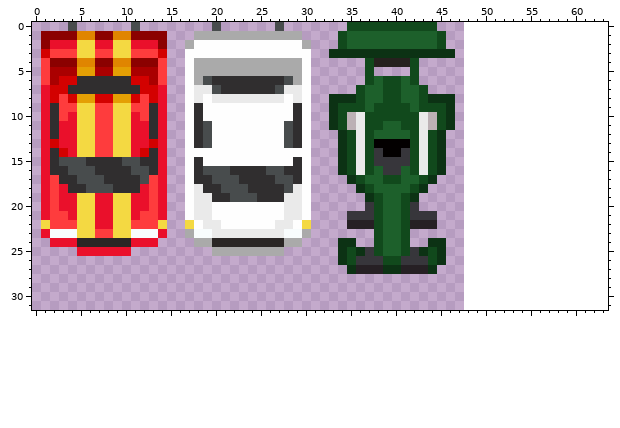
Pixel-art sprite -- Assets/Textures/Cars.png. The picture above was drawn from the file before the commit.
The file is 48x32 pixels. Colours within 5 levels of each other are drawn and written as one. The old version is drawn lined up with the new one, on the new canvas.
And afterwards:
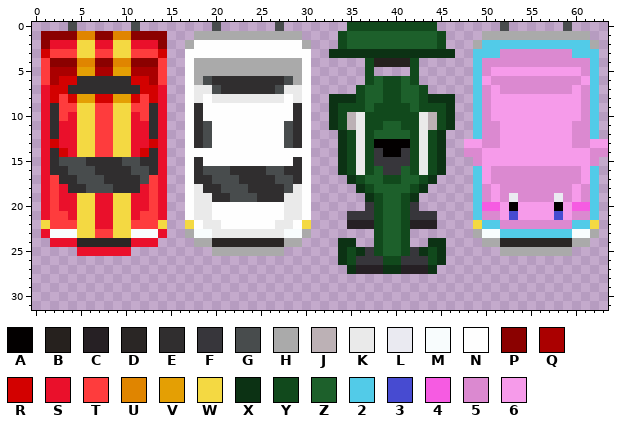
Palette (. is transparent): A #030000  B #26211e  C #262024  D #2a2625  E #302e2f  F #37363b  G #484c4d  H #aaaaaa  J #bcb1b5  K #eaeaea  L #eaeaf1  M #f8fcfd  N #fefefe  P #8b0100  Q #aa0000  R #d30100  S #ea102b  T #fe3c3d  U #e08500  V #e49f04  W #f4d942  X #0c3214  Y #11491c  Z #1d602b  2 #52cbe8  3 #474bd1  4 #f65be2  5 #db89d0  6 #f69bea
The author wrote: kiby car :3
Diff:
canvas 48x32 -> 64x32
@@ x 46..63 @@
- 0 ..................
- 1 ..................
- 2 ..................
- 3 X.................
- 4 ..................
- 5 ..................
- 6 ..................
- 7 ..................
- 8 X.................
- 9 X.................
-10 X.................
-11 X.................
-12 ..................
-13 ..................
-14 ..................
-15 ..................
-16 ..................
-17 ..................
-18 ..................
-19 ..................
-20 ..................
-21 ..................
-22 ..................
-23 ..................
-24 ..................
-25 ..................
+ 0 ......G......G....
+ 1 ....HHHHHHHHHHHH..
+ 2 ...H222222222222H.
+ 3 X..22255555555222.
+ 4 ...25555555555552.
+ 5 ...25666666666652.
+ 6 ...26555555555562.
+ 7 ...25655555555652.
+ 8 X..25666666666652.
+ 9 X..25666666666652.
+10 X..25666666666652.
+11 X..25566666666552.
+12 ...25566666666552.
+13 ..6655666666665566
+14 ..5566666666666655
+15 ...56666666666665.
+16 ...26555555555562.
+17 ...26555555555562.
+18 ...25655555555652.
+19 ...2565L5555L5652.
+20 ...2446A6666A6442.
+21 ...25563666636552.
+22 ...W225555555522W.
+23 ...HMM22222222MMH.
+24 ....HHDDDDDDDDHH..
+25 ......HHHHHHHH....
 26 ..................
